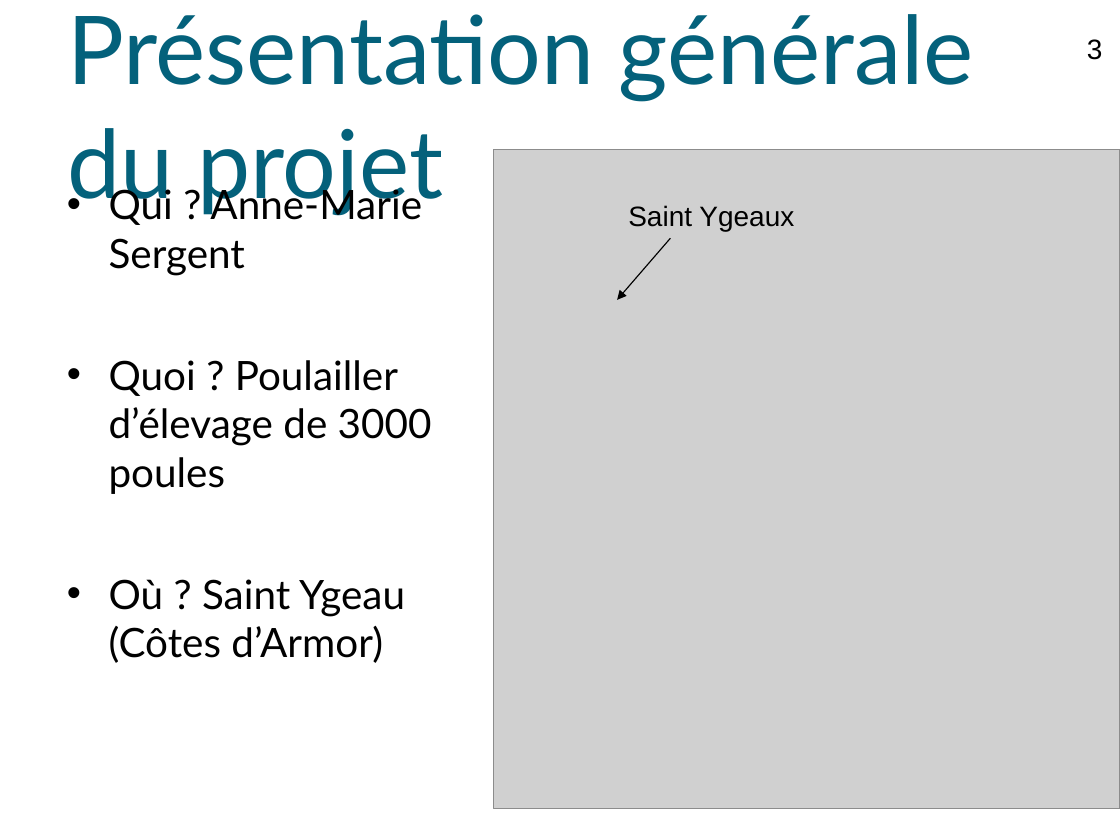
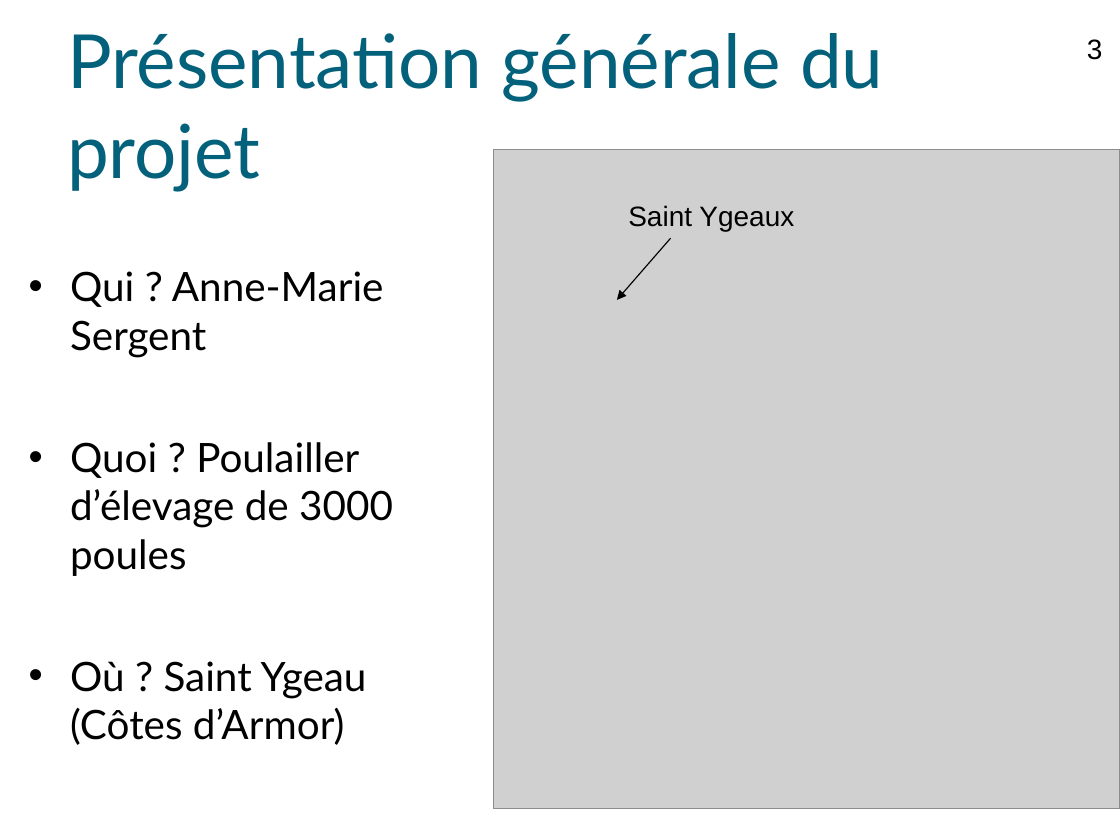
Before and after one commit to lesliesam96/Projet-STI2D, a slide deck: slide 3 of Ralph/Diapo Poulailler (1).ppt. Drawn at 1120x840 pixels with LibreOffice and Linux fonts; fonts in the diff are those of the drawing; grey boxes stand for pictures; background and template pictures are left out. Boxes give left, top, right and bottom in pixels: in the first picture for what was removed or moved away, otherwise in the second. Text is boxed around its words. In the diff, an @@ line names an element or a change of style, - is before the commit and + after.

```diff
--- a/Ralph/Diapo Poulailler (1).ppt
+++ b/Ralph/Diapo Poulailler (1).ppt
@@ title "Présentation générale du projet" at box(67, 33, 883, 192): size 61 to 48 pt @@
@@ text "Qui ? Anne-Marie Sergent" rewrapped from box(109, 184, 432, 663) to box(70, 271, 393, 745) @@
```
Also in this commit, not shown: 1 other slide changed, 1 slide added.
